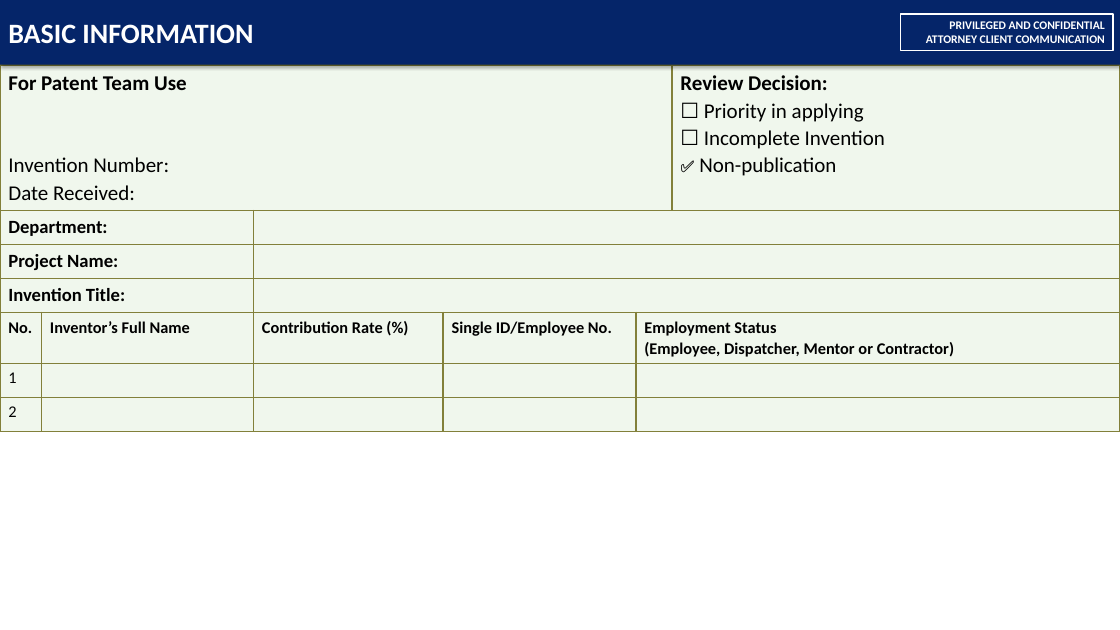
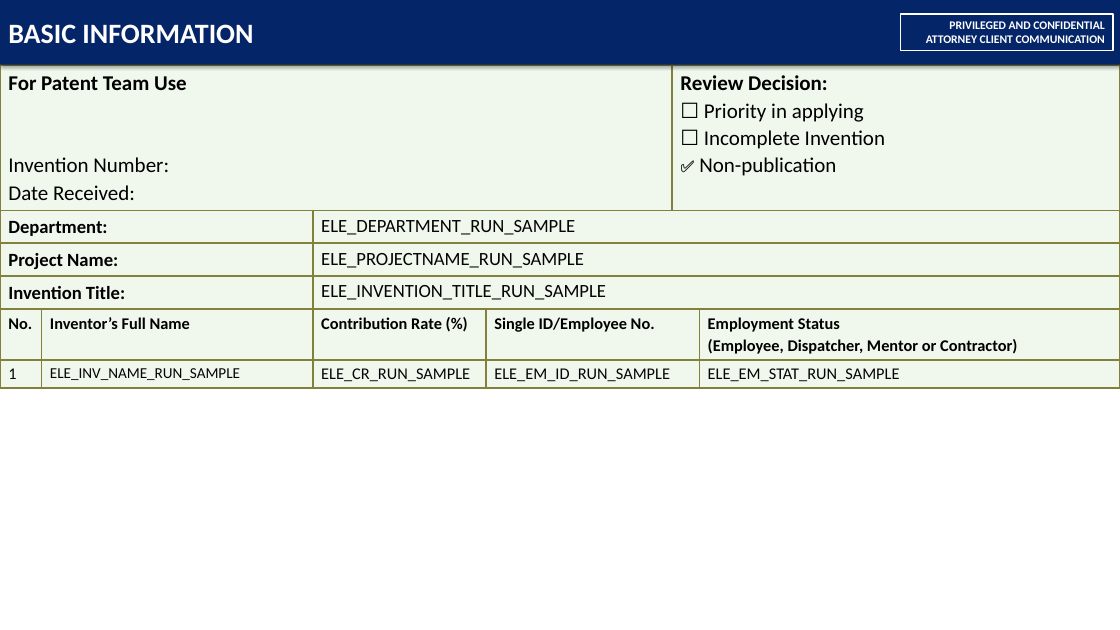
Before and after one commit to TrdHuy/doi-library, a slide deck: slide 2 of template/Pre_DOI_Form_05_2024_v3.pptx. Drawn at 1120x630 pixels with LibreOffice and Linux fonts; fonts in the diff are those of the drawing. Boxes give left, top, right and bottom in pixels: in the first picture for what was removed or moved away, otherwise in the second. Text is boxed around its words. In the diff, an @@ line names an element or a change of style, - is before the commit and + after.

```diff
--- a/template/Pre_DOI_Form_05_2024_v3.pptx
+++ b/template/Pre_DOI_Form_05_2024_v3.pptx
@@ table at bbox=[0, 65, 1120, 386] @@
-row 1: For Patent Team Use / Invention Number: / Date Received: |  |  |  |  | Review Decision: / ☐ Priority in applying / ☐ Incomplete Invention / ✅ Non-publication
-row 2: Department: |  |  |  |  | 
-row 3: Project Name: |  |  |  |  | 
-row 4: Invention Title: |  |  |  |  | 
-row 5: No. | Inventor’s Full Name | Contribution Rate (%) | Single ID/Employee No. | Employment Status / (Employee, Dispatcher, Mentor or Contractor) | 
-row 6: 1 |  |  |  |  | 
-row 7: 2 |  |  |  |  | 
+row 1: For Patent Team Use / Invention Number: / Date Received: |  |  |  | Review Decision: / ☐ Priority in applying / ☐ Incomplete Invention / ✅ Non-publication | 
+row 2: Department: |  | ELE_DEPARTMENT_RUN_SAMPLE |  |  | 
+row 3: Project Name: |  | ELE_PROJECTNAME_RUN_SAMPLE |  |  | 
+row 4: Invention Title: |  | ELE_INVENTION_TITLE_RUN_SAMPLE |  |  | 
+row 5: No. | Inventor’s Full Name | Contribution Rate (%) | Single ID/Employee No. |  | Employment Status / (Employee, Dispatcher, Mentor or Contractor)
+row 6: 1 | ELE_INV_NAME_RUN_SAMPLE | ELE_CR_RUN_SAMPLE | ELE_EM_ID_RUN_SAMPLE |  | ELE_EM_STAT_RUN_SAMPLE
```
Also in this commit, not shown: 2 other slides changed, 7 other files.
